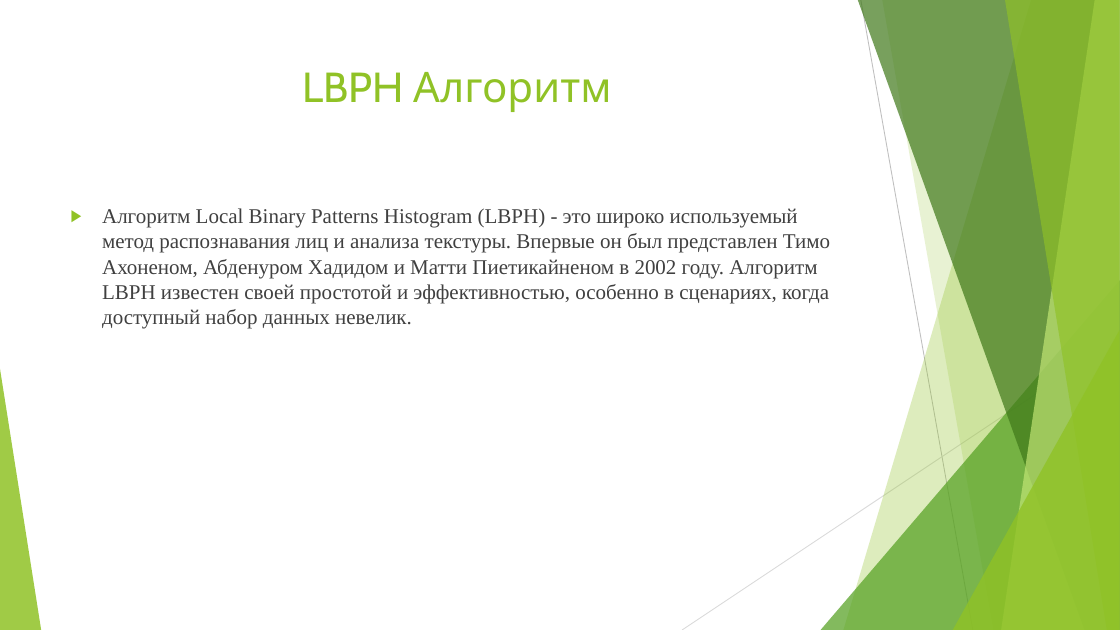
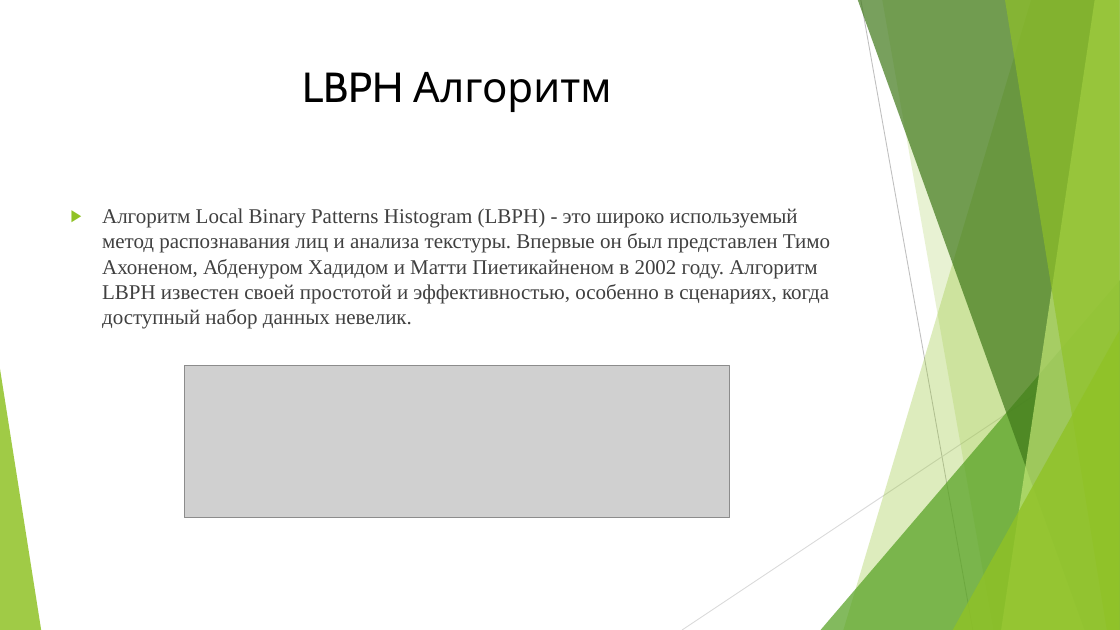
Before and after one commit to z3r069-lab/diploma, a slide deck: slide 11 of презентация_диплом_квасов_ПИ191(2).pptx (slide 10 before the commit). Drawn at 1120x630 pixels with LibreOffice and Linux fonts; fonts in the diff are those of the drawing; grey boxes stand for pictures. Boxes give left, top, right and bottom in pixels: in the first picture for what was removed or moved away, otherwise in the second. Text is boxed around its words. In the diff, an @@ line names an element or a change of style, - is before the commit and + after.

```diff
--- a/презентация_диплом_квасов_ПИ191(2).pptx
+++ b/презентация_диплом_квасов_ПИ191(2).pptx
@@ title "LBPH Алгоритм" at (x1=302, y1=72, x2=611, y2=112): text colour #90C226 to #000000 @@
@@ picture added at (x1=184, y1=365, x2=730, y2=518) @@
```
Also in this commit, not shown: 4 other slides changed, 4 slides added.
